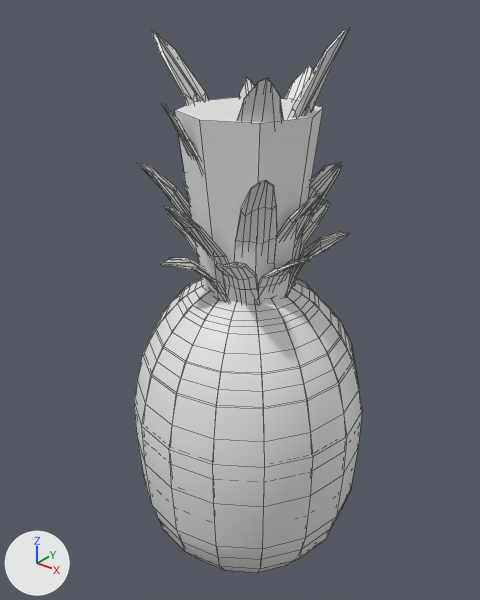
The FBX model Assets/Art/Meshes/SM_pineapple_01.fbx: old version first, new version second.
Rendered twice from a camera (50 mm lens) standing at (0.133, -0.171, 0.214) and looking at (-0.005, 0.002, 0.107). Lighting does not change. The marker at lower left points along +X, +Y and +Z. Mesh edges are drawn as thin lines. Where no turn or scale is listed for an object, it has been applied to the vertices.

The scene before the commit, as lines of its bpy script (objects in view):
```python
me_béziercurve = bpy.data.meshes.new('BézierCurve')
me_béziercurve.from_pydata(...)  # 369 vertices, 369 faces; spans x -0.0432..0.0432, y -0.0432..0.0432, z -0.0543..0.062
me_béziercurve_014 = bpy.data.meshes.new('BézierCurve.014')
me_béziercurve_014.from_pydata(...)  # 176 vertices, 162 faces; spans x -0.0438..0.0438, y -0.0438..0.0438, z -0.0559..0.0622
me_cube_060 = bpy.data.meshes.new('Cube.060')
me_cube_060.from_pydata(...)  # 1240 vertices, 1280 faces; spans x -0.0412..0.0307, y -0.035..0.0432, z 0.0491..0.1469
me_cylinder_002 = bpy.data.meshes.new('Cylinder.002')
me_cylinder_002.from_pydata(...)  # 16 vertices, 9 faces; spans x -0.0237..0.0237, y -0.0237..0.0237, z 0.061..0.1222
ob_col_pineapple = bpy.data.objects.new('col_pineapple', me_cylinder_002)
ob_col_pineapple.location = (0.0, 0.0, 0.0543)
ob_col_pineapple_001 = bpy.data.objects.new('col_pineapple.001', me_béziercurve_014)
ob_col_pineapple_001.location = (0.0, 0.0, 0.0543)
ob_sm_pineapplebody_01 = bpy.data.objects.new('sm_pineappleBody_01', me_béziercurve)
ob_sm_pineapplebody_01.location = (0.0, 0.0, 0.0543)
ob_sm_pineappleleaves_01 = bpy.data.objects.new('sm_pineappleLeaves_01', me_cube_060)
ob_sm_pineappleleaves_01.location = (0.0, 0.0, 0.0543)
```
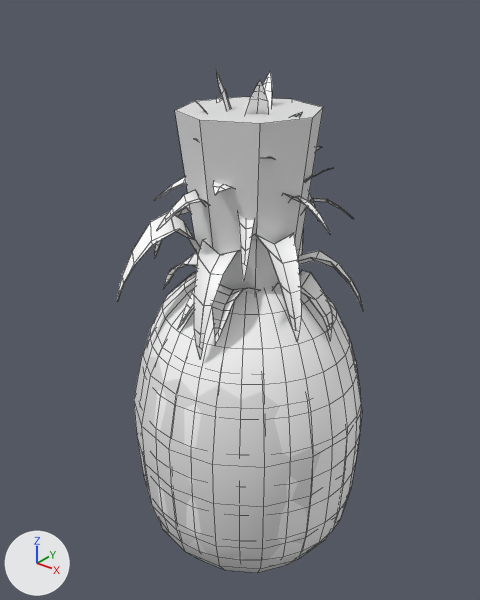
Changed parts and their boxes [x1, y1, x2, y2] in the pictures (480 x 600 px):
'col_pineapple.001', deleted
    before: [134, 277, 362, 573]
'col_pineapple', reshaped (54% wider, 132% taller)
    before: [175, 97, 323, 302]
    after: [134, 97, 362, 573]
'JPineapple', added
    after: [117, 69, 363, 561]
'sm_pineappleLeaves_01', deleted
    before: [137, 28, 350, 305]
'sm_pineappleBody_01', deleted
    before: [137, 278, 359, 444]
part 1 of me_cylinder_002, added
    after: [134, 341, 362, 573]

What changed in the scene script:
```text
Add mat_game:
    mat_game = principled_material('game')
    mat_game.base_color = (1.0, 1.0, 1.0)  # white #ffffff
Change me_cylinder_002:
    used by ob_col_pineapple; location = (0.0, 0.0, 0.0543)
    remove me_cylinder_002.from_pydata(...)  # 16 vertices, 9 faces; spans x -0.0237..0.0237, y -0.0237..0.0237, z 0.061..0.1222
    add me_cylinder_002.from_pydata(...)  # 192 vertices, 171 faces; spans x -0.0438..0.0438, y -0.0438..0.0438, z -0.0559..0.1222
    me_cylinder_002 part 1: a new loose piece of 176 vertices spanning x -0.0438..0.0438, y -0.0438..0.0438, z -0.0559..0.0622
    me_cylinder_002 part 2: the surface is now shaded smooth
Add me_plane_019:
    me_plane_019.from_pydata(...)  # 2362 vertices, 1652 faces; spans x -0.044..0.044, y -0.043..0.043, z -0.06..0.134
    me_plane_019.materials.append(mat_game)  # white #ffffff
Remove ob_sm_pineappleleaves_01:
    ob_sm_pineappleleaves_01 = bpy.data.objects.new('sm_pineappleLeaves_01', me_cube_060)
    ob_sm_pineappleleaves_01.location = (0.0, 0.0, 0.0543)
Remove ob_col_pineapple_001:
    ob_col_pineapple_001 = bpy.data.objects.new('col_pineapple.001', me_béziercurve_014)
    ob_col_pineapple_001.location = (0.0, 0.0, 0.0543)
Remove ob_sm_pineapplebody_01:
    ob_sm_pineapplebody_01 = bpy.data.objects.new('sm_pineappleBody_01', me_béziercurve)
    ob_sm_pineapplebody_01.location = (0.0, 0.0, 0.0543)
Add ob_jpineapple:
    ob_jpineapple = bpy.data.objects.new('JPineapple', me_plane_019)
    ob_jpineapple.location = (0.0, 0.0, 0.0543)
```
